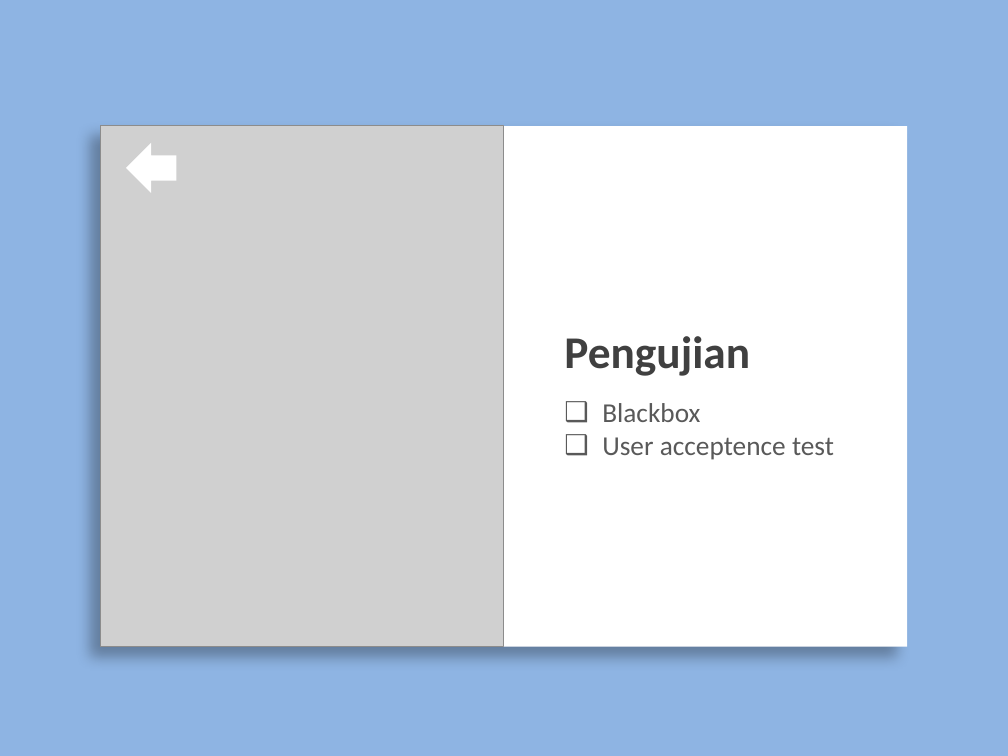
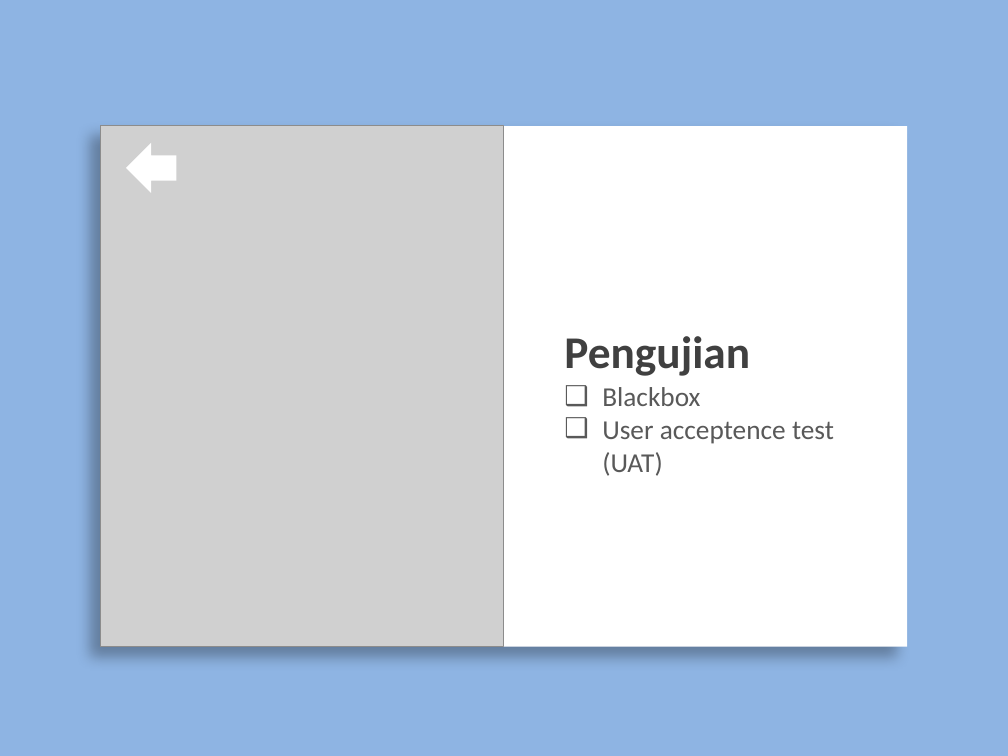
Before and after one commit to L200150057/Skripsi, a slide deck: slide 10 of Powerpoint Skripsi.pptx (slide 9 before the commit). Drawn at 1008x756 pixels with LibreOffice and Linux fonts; fonts in the diff are those of the drawing; grey boxes stand for pictures. Boxes give left, top, right and bottom in pixels: in the first picture for what was removed or moved away, otherwise in the second. Text is boxed around its words. In the diff, an @@ line names an element or a change of style, - is before the commit and + after.

```diff
--- a/Powerpoint Skripsi.pptx
+++ b/Powerpoint Skripsi.pptx
@@ text at (602, 421, 834, 476): text changed @@
-❑ User acceptence test
+❑ User acceptence test (UAT)
```
Also in this commit, not shown: 3 other slides changed, 3 slides added, 5 other files.
